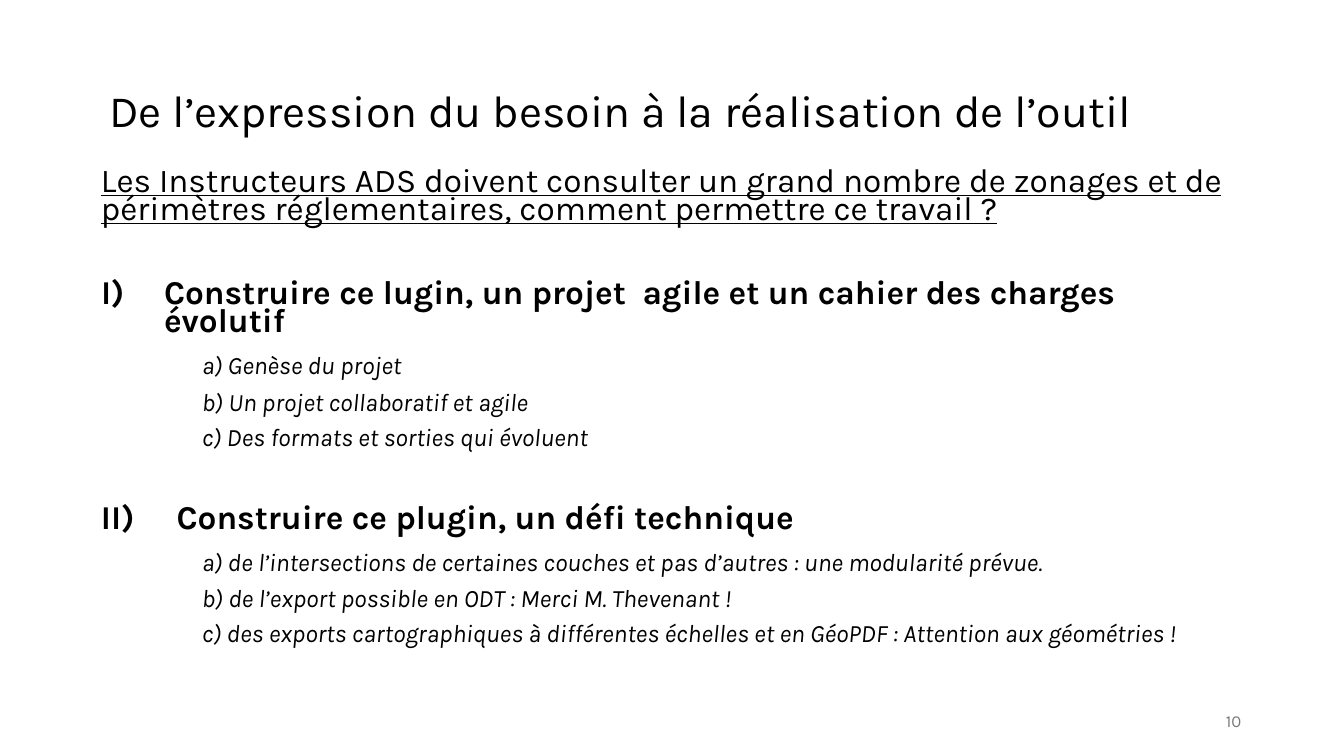
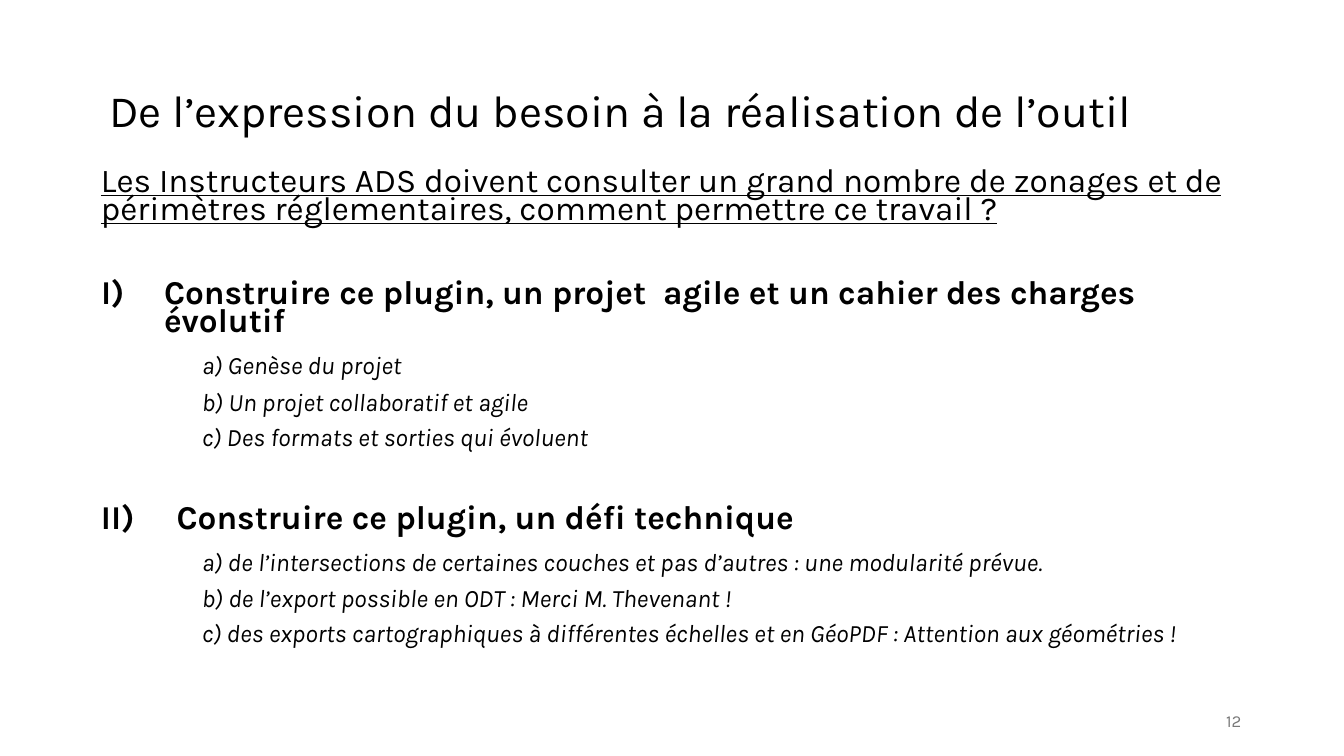
Before and after one commit to tomflyjc/Instruction_ADS, a slide deck: slide 12 of plugin_Instruction_ADS.odp (slide 10 before the commit). Drawn at 1344x756 pixels with LibreOffice and Linux fonts; fonts in the diff are those of the drawing. Boxes give left, top, right and bottom in pixels: in the first picture for what was removed or moved away, otherwise in the second. Text is boxed around its words. In the diff, an @@ line names an element or a change of style, - is before the commit and + after.

```diff
--- a/plugin_Instruction_ADS.odp
+++ b/plugin_Instruction_ADS.odp
@@ text at bbox=[164, 280, 1135, 333]: text changed @@
-1. Construire ce lugin, un projet agile et un cahier des charges évolutif
+1. Construire ce plugin, un projet agile et un cahier des charges évolutif
@@ page number at bbox=[1226, 716, 1241, 727]: text changed @@
-10
+12
```
Also in this commit, not shown: 15 other slides changed, 8 slides added, 6 slides removed.
